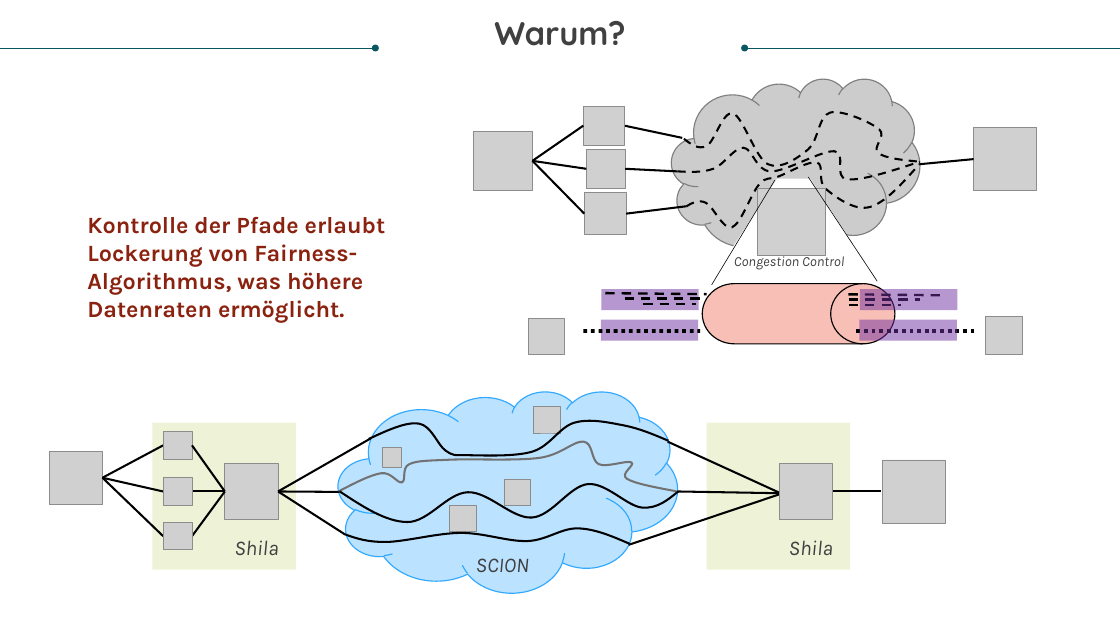
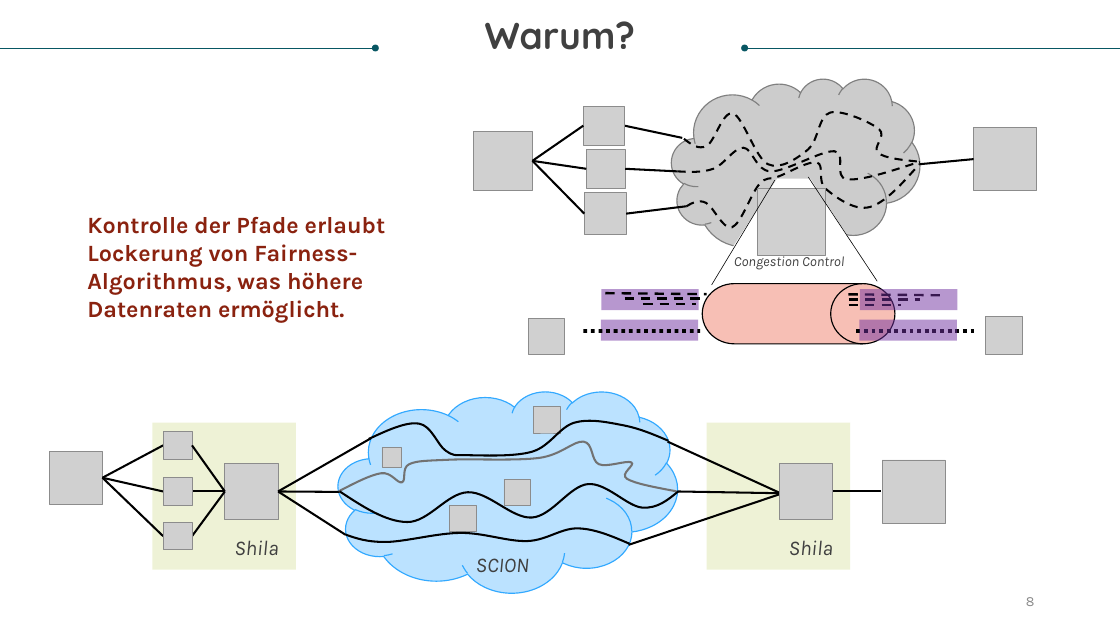
Before and after one commit to fluckmic/shila, a slide deck: slide 8 of presentation/presentation.pptx (slide 6 before the commit). Drawn at 1120x630 pixels with LibreOffice and Linux fonts; fonts in the diff are those of the drawing; grey boxes stand for pictures. Boxes give left, top, right and bottom in pixels: in the first picture for what was removed or moved away, otherwise in the second. Text is boxed around its words. In the diff, an @@ line names an element or a change of style, - is before the commit and + after.

```diff
--- a/presentation/presentation.pptx
+++ b/presentation/presentation.pptx
@@ text "Warum?" at bbox=[485, 21, 635, 50]: size 28 to 32 pt @@
@@ page number added at bbox=[1026, 597, 1035, 606], 12 pt, text #8C8C8C @@
+8
```
Also in this commit, not shown: 6 other slides changed, 4 slides added, 1 slide removed.
